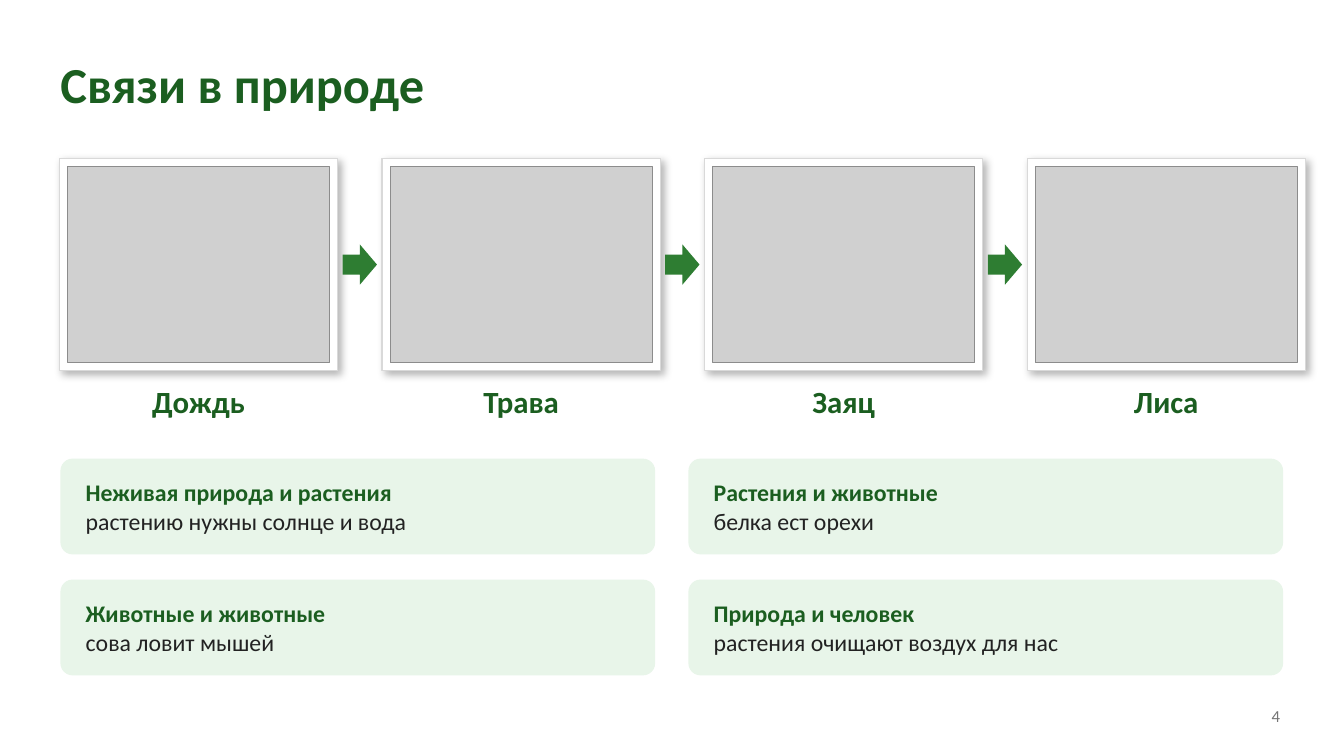
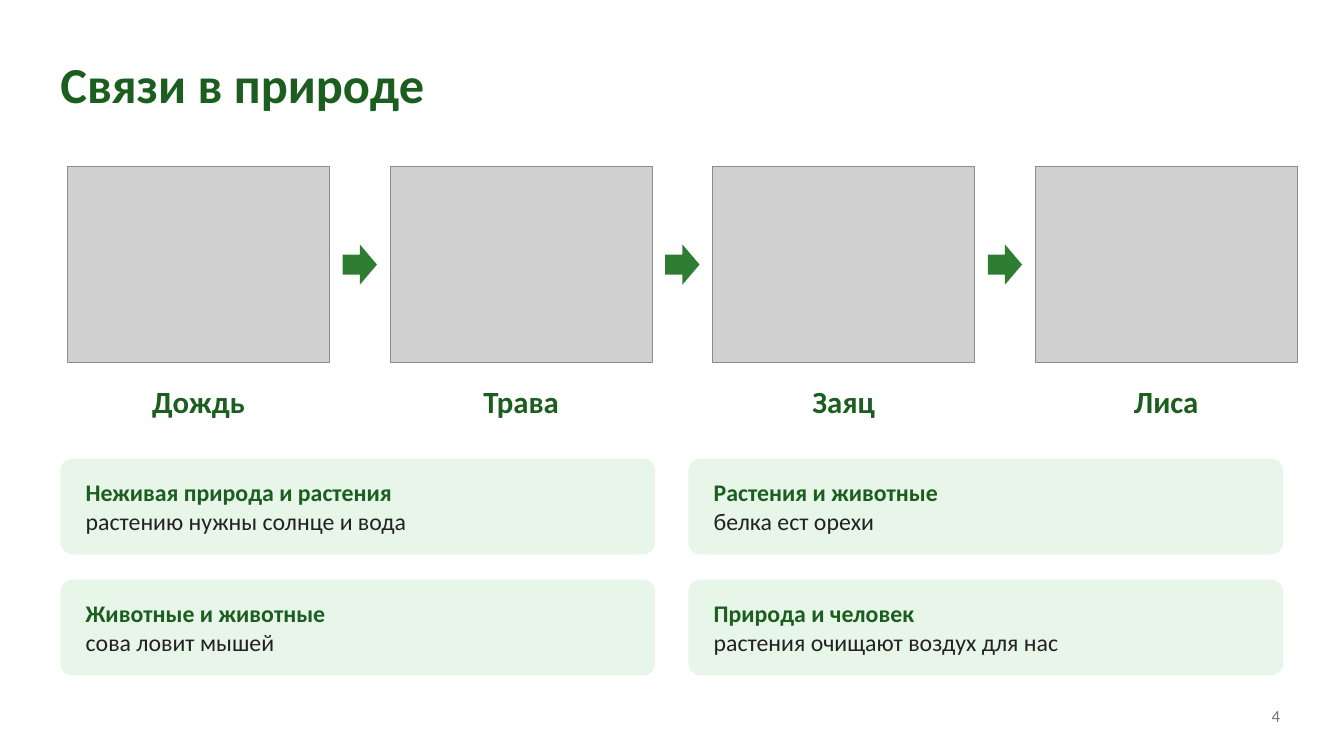
Before and after one commit to mm88vin11/Ozon-Profit, a slide deck: slide 4 of Что такое экология.pptx. Drawn at 1344x756 pixels with LibreOffice and Linux fonts; fonts in the diff are those of the drawing; grey boxes stand for pictures. Boxes give left, top, right and bottom in pixels: in the first picture for what was removed or moved away, otherwise in the second. Text is boxed around its words. In the diff, an @@ line names an element or a change of style, - is before the commit and + after.

```diff
--- a/Что такое экология.pptx
+++ b/Что такое экология.pptx
@@ rectangle removed at [59, 158, 338, 371] @@
@@ rectangle removed at [382, 158, 660, 371] @@
@@ rectangle removed at [705, 158, 983, 371] @@
@@ rectangle removed at [1027, 158, 1306, 371] @@
```
Also in this commit, not shown: 7 other slides changed.
